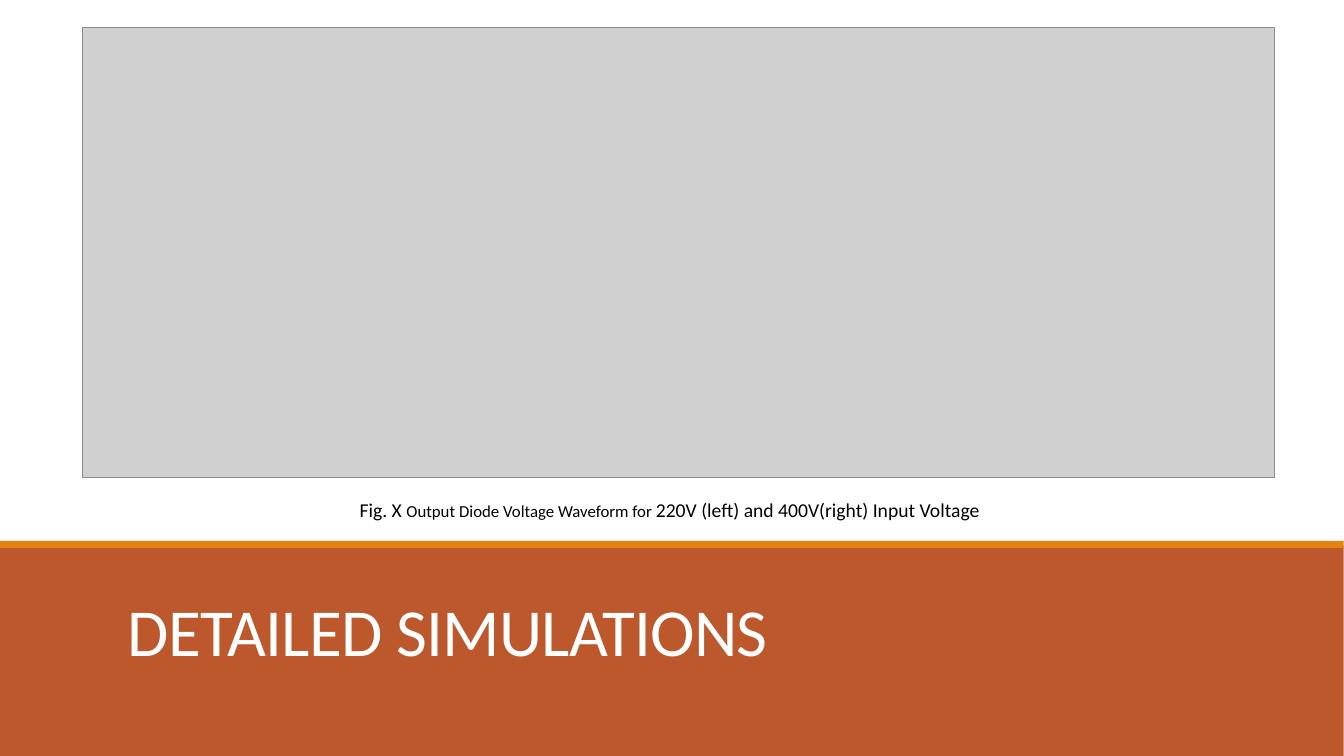
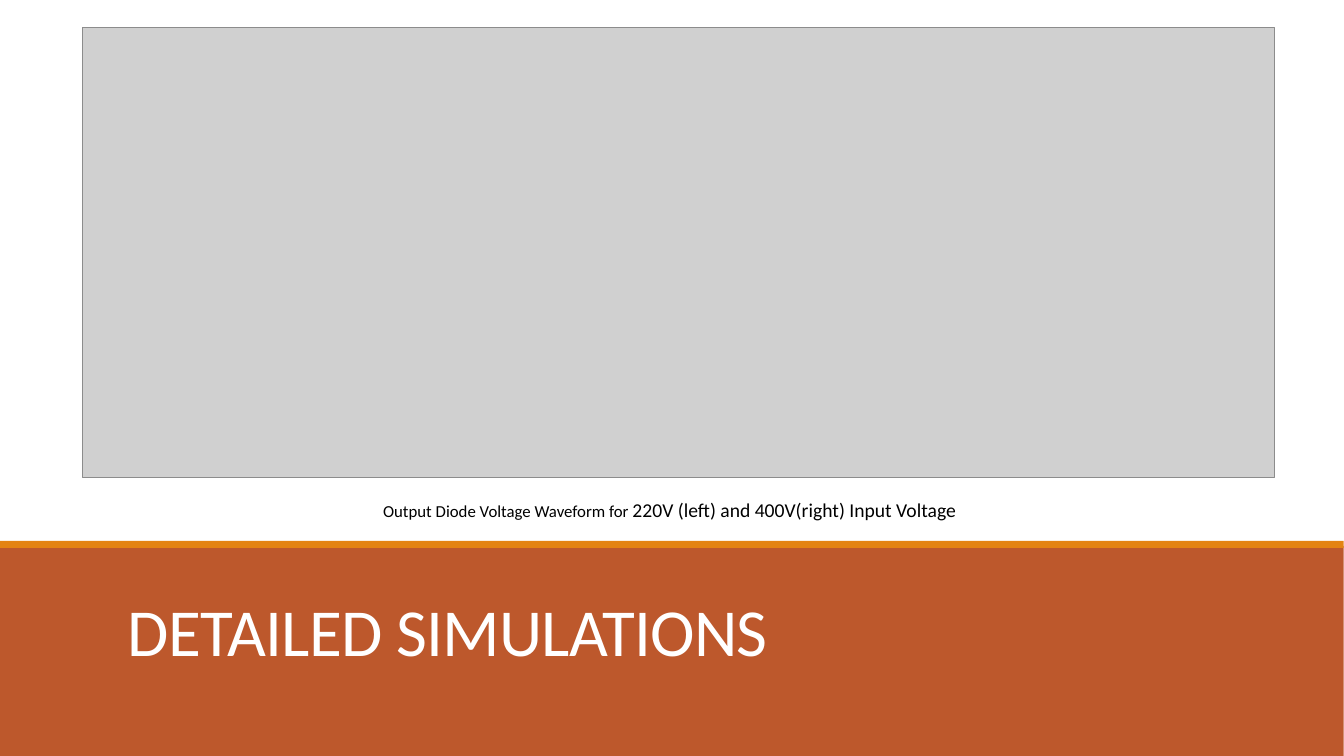
Before and after one commit to EnesCanbolat/EE464_Project, a slide deck: slide 15 of Presentations/464_FB_SUNUM Enes.pptx. Drawn at 1344x756 pixels with LibreOffice and Linux fonts; fonts in the diff are those of the drawing; grey boxes stand for pictures. Boxes give left, top, right and bottom in pixels: in the first picture for what was removed or moved away, otherwise in the second. Text is boxed around its words. In the diff, an @@ line names an element or a change of style, - is before the commit and + after.

```diff
--- a/Presentations/464_FB_SUNUM Enes.pptx
+++ b/Presentations/464_FB_SUNUM Enes.pptx
@@ text at (x1=383, y1=503, x2=956, y2=521): text changed @@
-Fig. X Output Diode Voltage Waveform for 220V (left) and 400V(right) Input Voltage
+Output Diode Voltage Waveform for 220V (left) and 400V(right) Input Voltage
```
Also in this commit, not shown: 15 other slides changed.
